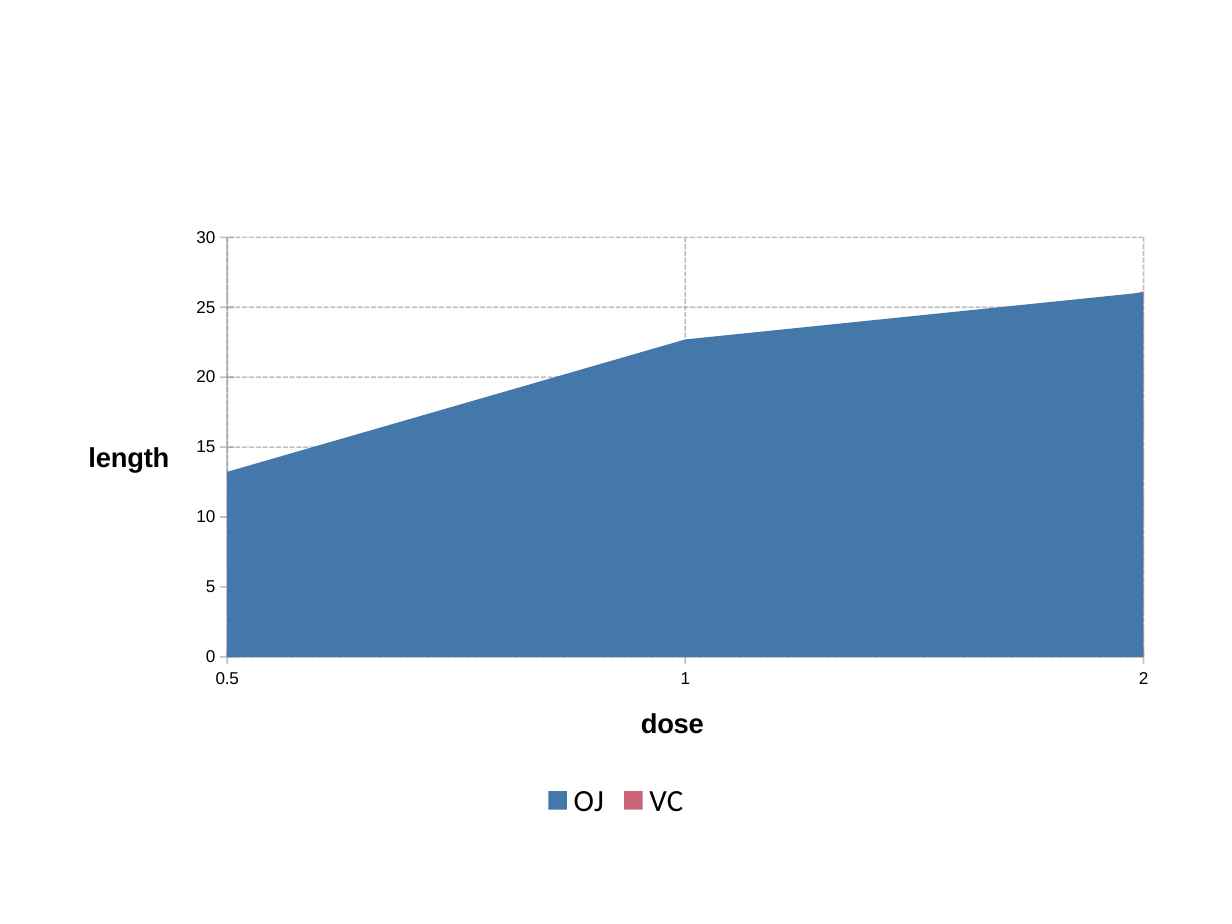
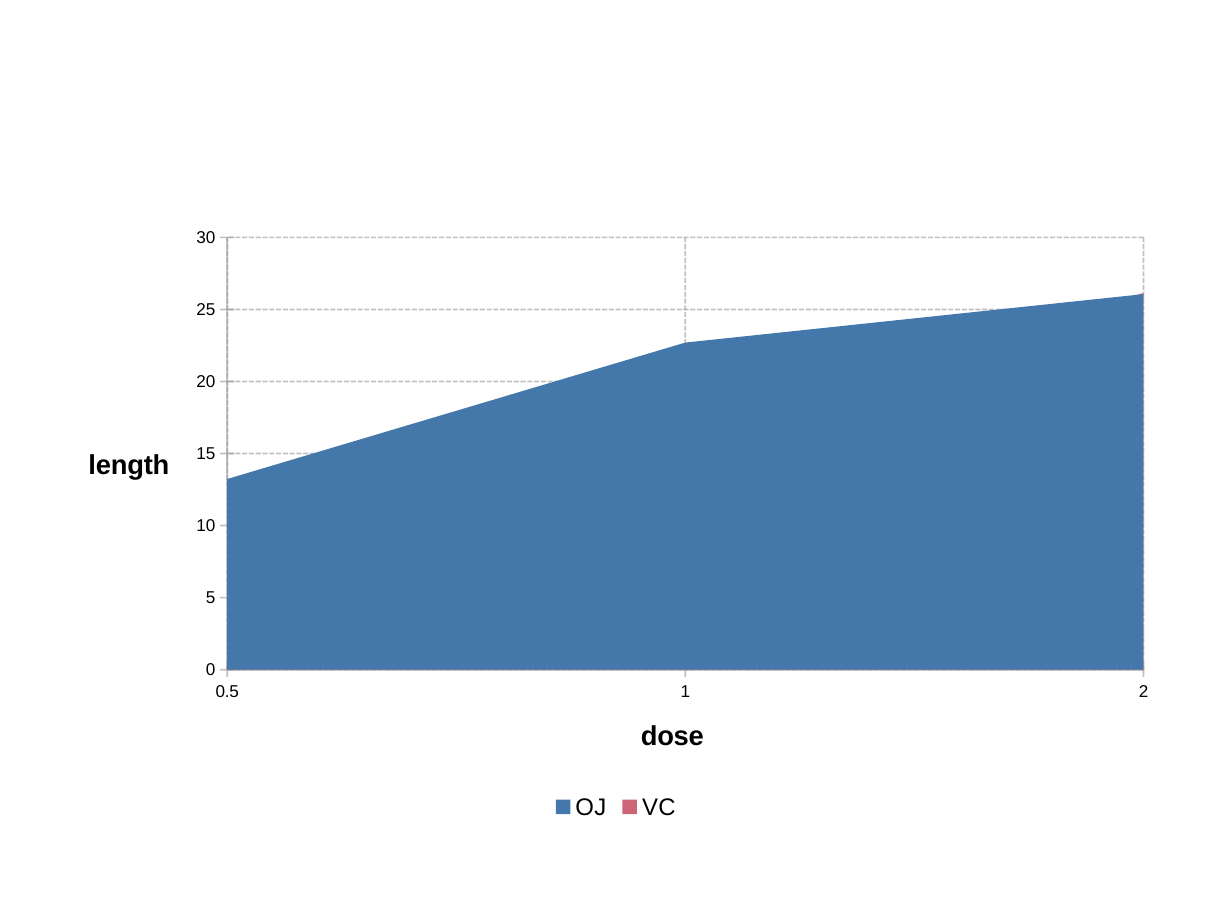
Before and after one commit to ardata-fr/mschart, a slide deck: slide 1 of docs/articles/assets/pptx/gallery_area_01.pptx. Drawn at 1232x924 pixels with LibreOffice and Linux fonts; fonts in the diff are those of the drawing. Boxes give left, top, right and bottom in pixels: in the first picture for what was removed or moved away, otherwise in the second. Text is boxed around its words. In the diff, an @@ line names an element or a change of style, - is before the commit and + after.

```diff
--- a/docs/articles/assets/pptx/gallery_area_01.pptx
+++ b/docs/articles/assets/pptx/gallery_area_01.pptx
@@ area chart at (62,216,1170,825) @@
@@ legend changed @@
```
Also in this commit, not shown: 50 other files.
